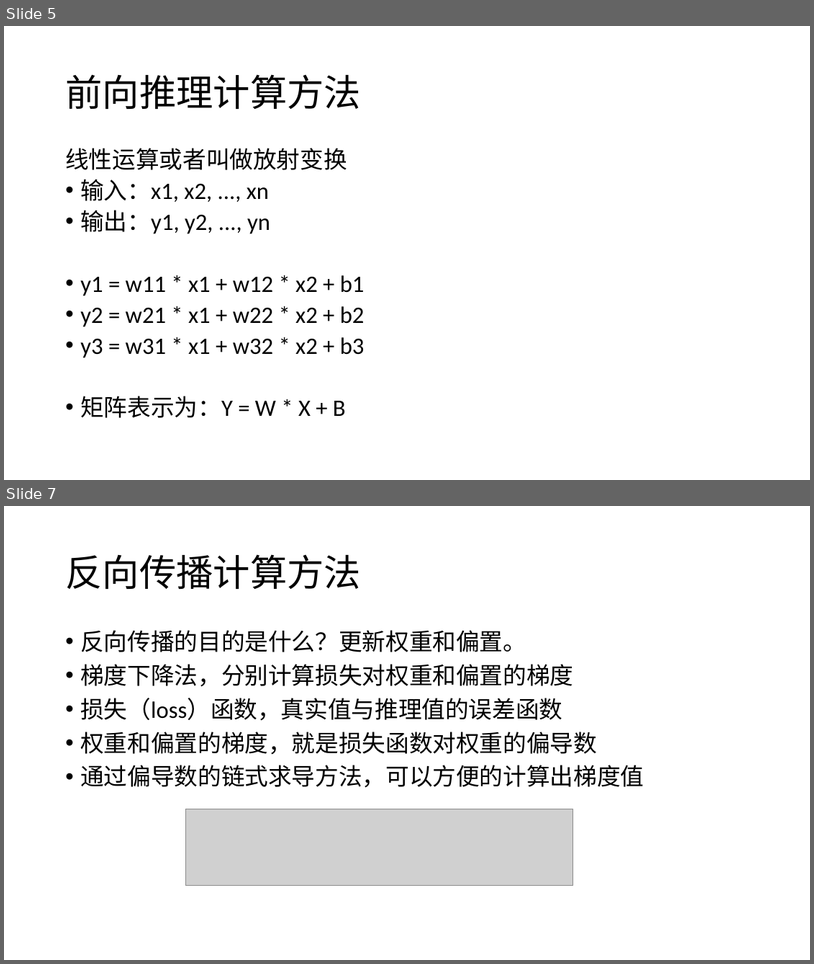
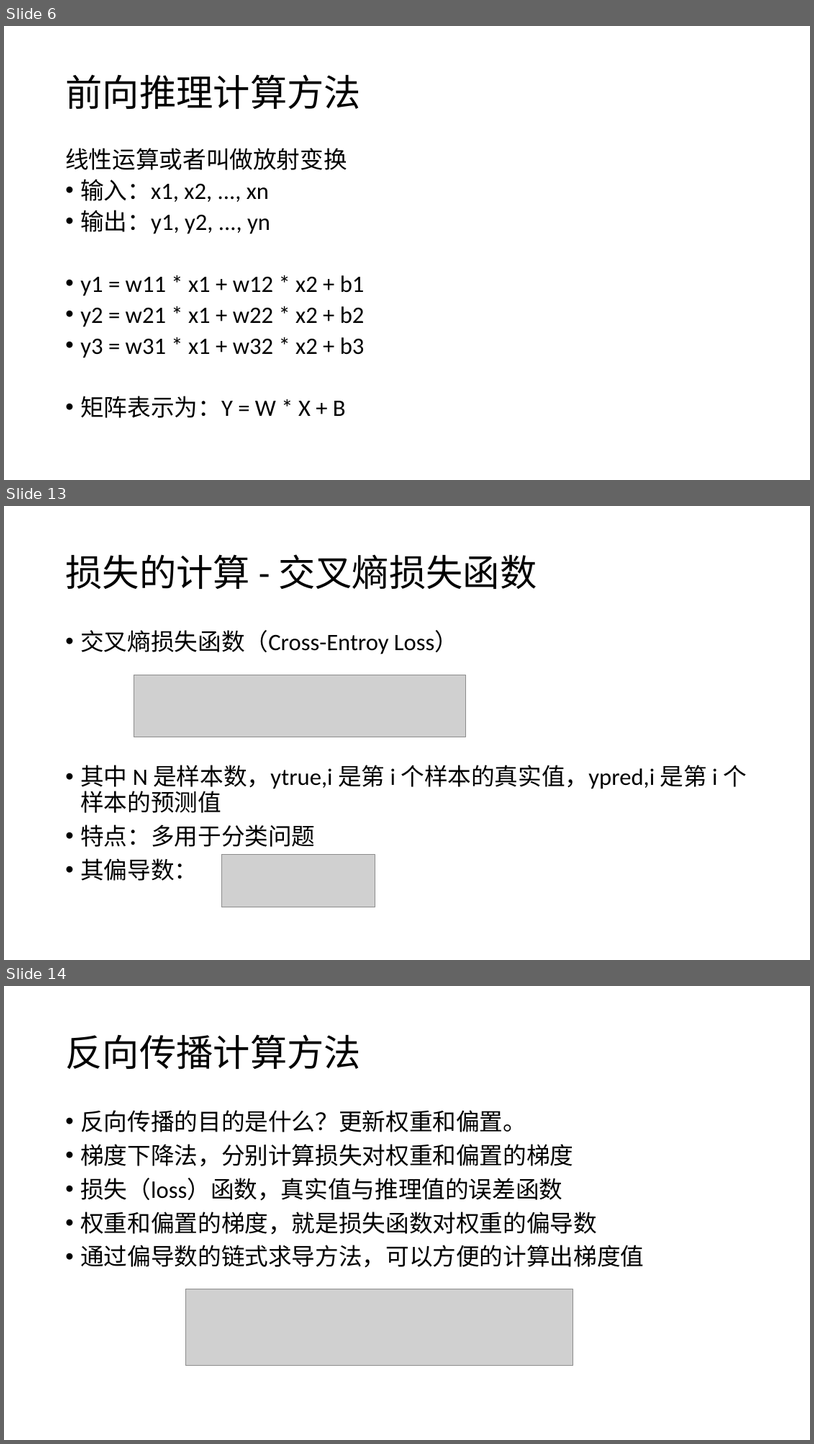
Before and after one commit to rockcarry/ffann, a slide deck: docs/BP 神经网络 C 语言实现与项目应用.pptx. Shown one above the other, each under a label of ours: slides 5 and 7 before the commit, slides 6, 13 and 14 after it; the slides between them are not shown. The pictures are 814x964 and 814x1444 pixels, drawn with LibreOffice and Linux fonts; fonts in the diff are those of the drawing; grey boxes stand for pictures. Boxes give left, top, right and bottom in pixels: in the first picture for what was removed or moved away, otherwise in the second. Text is boxed around its words. In the diff, an @@ line names an element or a change of style, - is before the commit and + after.

```diff
--- a/docs/BP 神经网络 C 语言实现与项目应用.pptx
+++ b/docs/BP 神经网络 C 语言实现与项目应用.pptx
@@ slide 13 added at bbox=[4, 506, 810, 960], background #FFFFFF @@
@@ title added at bbox=[65, 554, 537, 589], 44 pt, text #000000 @@
+损失的计算 - 交叉熵损失函数
@@ text added at bbox=[80, 630, 747, 880], 28 pt, text #000000 @@
+• 交叉熵损失函数（Cross-Entroy Loss）
+• 其中 N 是样本数，ytrue,i 是第 i 个样本的真实值，ypred,i 是第 i 个样本的预测值
+• 特点：多用于分类问题
+• 其偏导数：
@@ picture added at bbox=[134, 674, 466, 736] @@
@@ picture added at bbox=[221, 854, 375, 906] @@
@@ what was slide 5 is now slide 6 @@
@@ what was slide 7 is now slide 14 @@
```
Also in this commit, not shown: 2 slides changed, 29 other slides added.
